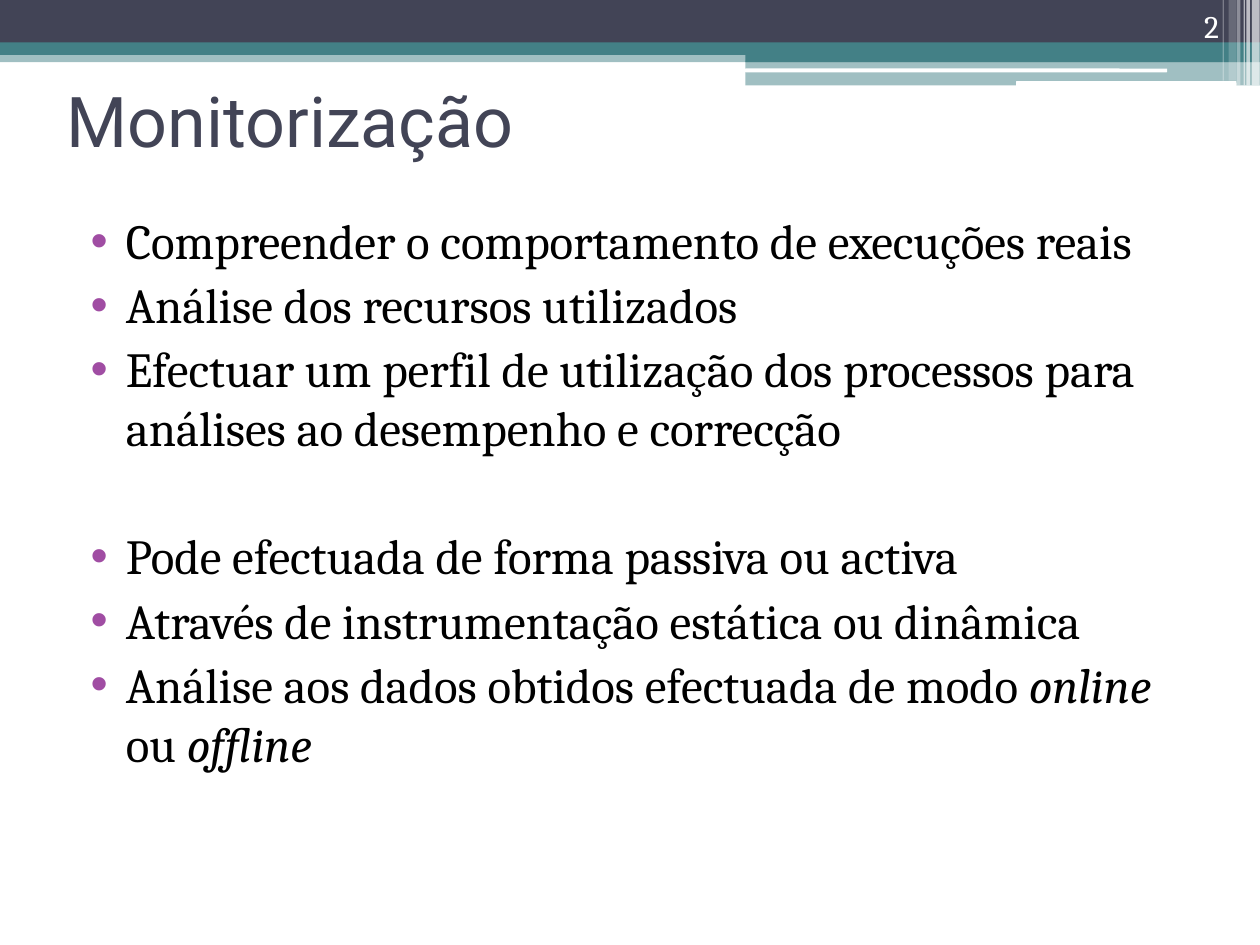
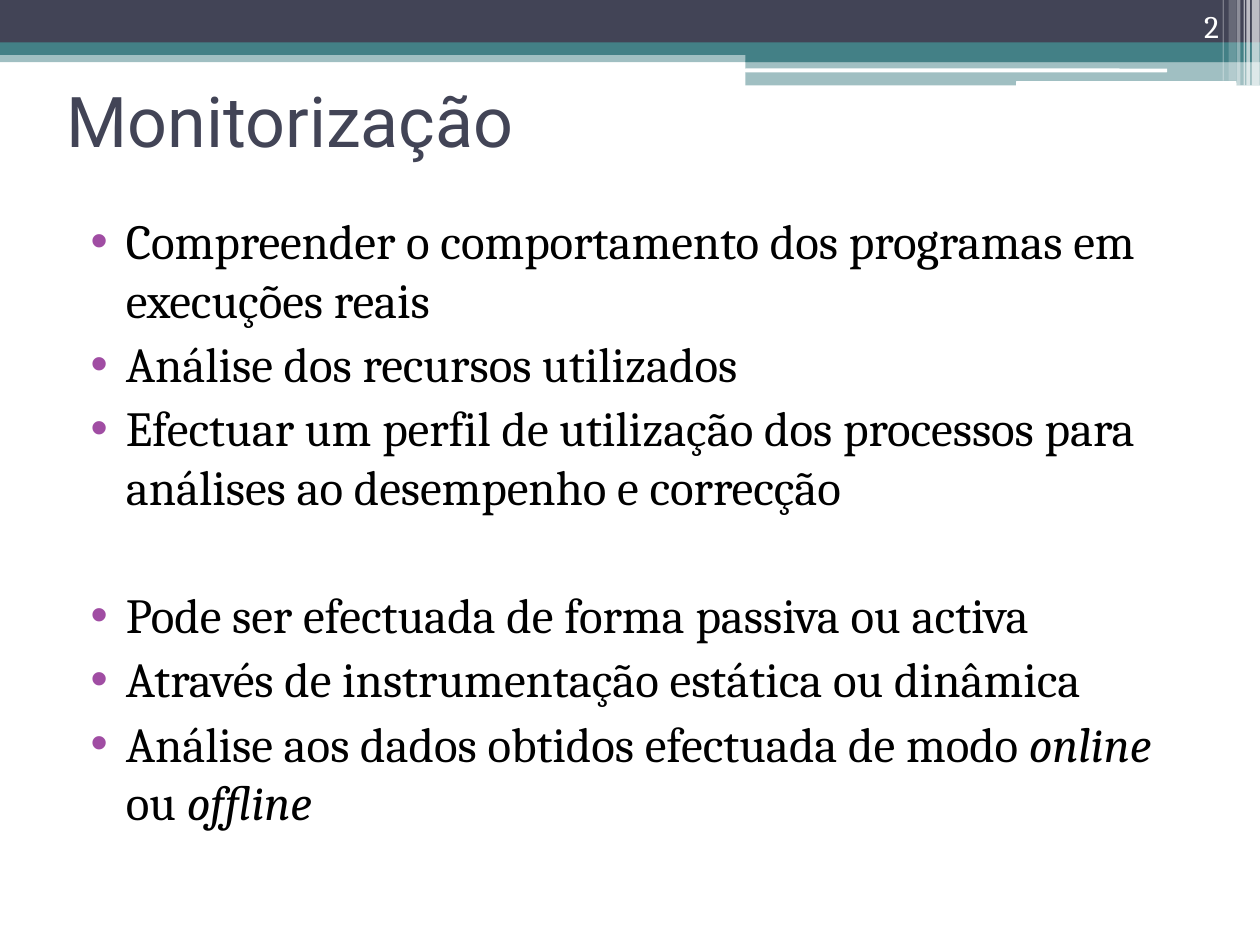
Before and after one commit to nunogmartins/cap_dissertation, a slide deck: slide 2 of doc/apresentacao_dissertacao.pptx. Drawn at 1260x945 pixels with LibreOffice and Linux fonts; fonts in the diff are those of the drawing. Boxes give left, top, right and bottom in pixels: in the first picture for what was removed or moved away, otherwise in the second. Text is boxed around its words. In the diff, an @@ line names an element or a change of style, - is before the commit and + after.

```diff
--- a/doc/apresentacao_dissertacao.pptx
+++ b/doc/apresentacao_dissertacao.pptx
@@ text at (126, 225, 1134, 328): text changed @@
-• Compreender o comportamento de execuções reais
+• Compreender o comportamento dos programas em execuções reais
@@ text at (126, 598, 1029, 644): text changed @@
-• Pode efectuada de forma passiva ou activa
+• Pode ser efectuada de forma passiva ou activa
```
Also in this commit, not shown: 3 other slides changed.
